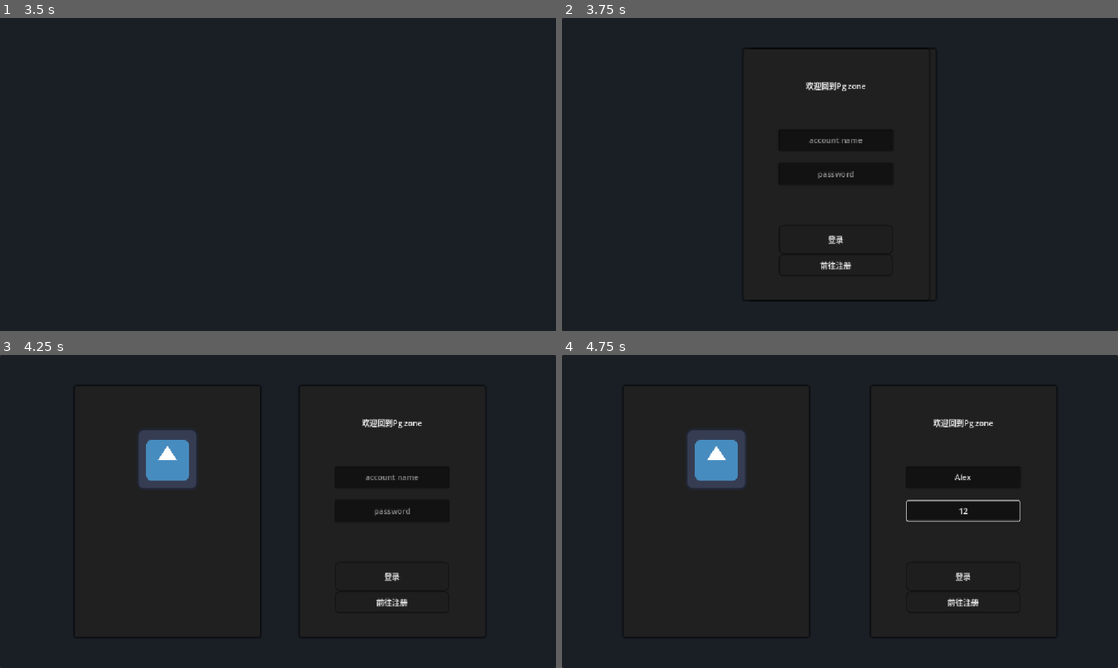
Above: before the commit, frames 1-4 (two rows, left to right).
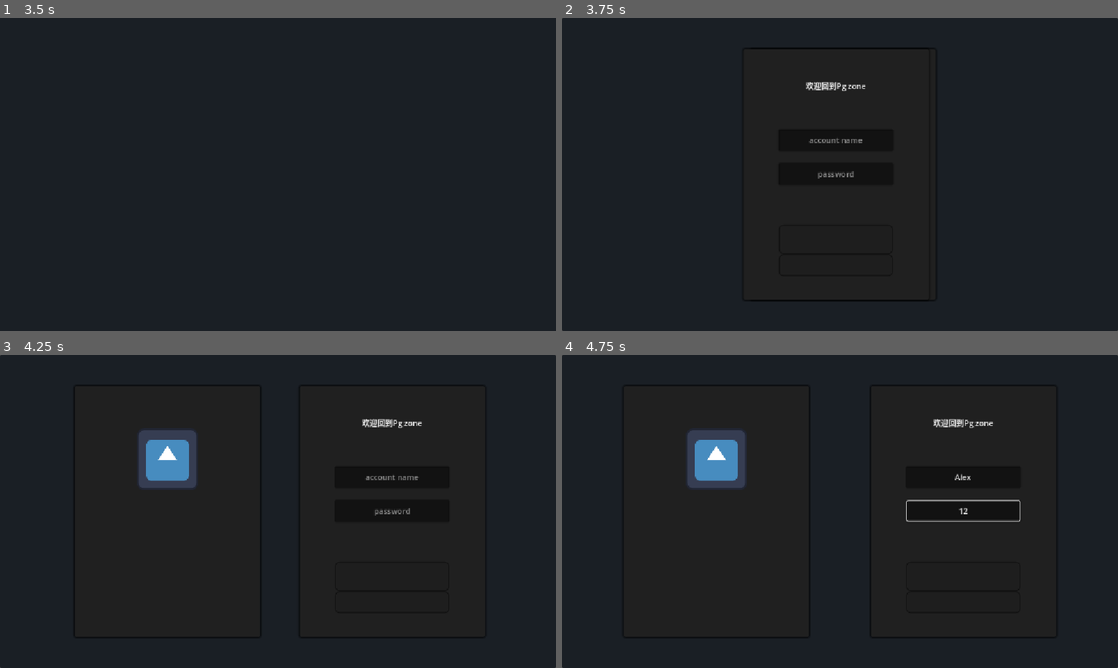
Above: after the commit, the same moments.

Repository: CoraBlack/pgzone-app
Game: Godot game, scene res://scene/launch/launch.tscn
Same seed, same stepped clock (60 frames per second), same inputs: the game is played once before the commit and once after it. The engine's default icon, where the game draws it, is replaced by a stand-in: a white triangle on a blue panel in a dark square.
Inputs (mouse positions are in pixels of both pictures, inside the frame that each line leads up to):
- Up to frame 1 (3.5 s): tap Enter at 0.5, 2.75 s; move the mouse to (400, 158) at 0.52 s; tap Space at 1.25 s; move the mouse to (166, 190) at 1.27 s; move the mouse to (333, 105) at 2.02 s; move the mouse to (250, 237) at 2.77 s
- Up to frame 2 (3.75 s): tap Space at 3.5 s; move the mouse to (1006, 221) at 3.52 s
- Up to frame 3 (4.25 s): no input
- Up to frame 4 (4.75 s): click (956, 477) at 4.27 s; type "Alex" at 4.35 s; click (956, 511) at 4.5 s; type "12" at 4.58 s

Frame 1 is identical in both runs. In frame 2, 0.2% of the frame differs, in the area x 46-52%, y 69-81%; in frame 3, 0.2%, in the area x 67-74%, y 69-81%; in frame 4, 0.2%.

Commit message:
试用新字体

Diff:
--- a/scene/launch/launch.tscn
+++ b/scene/launch/launch.tscn
@@ -2,7 +2,7 @@
 
 [ext_resource type="Script" uid="uid://bohm53kg5oi5i" path="res://scene/launch/launch.gd" id="1_3g5cq"]
 [ext_resource type="Theme" uid="uid://uxvephipv284" path="res://theme/bg_theme.tres" id="1_coxjd"]
-[ext_resource type="FontFile" uid="uid://spdljv8r600c" path="res://assert/HackNerdFontMono-BoldItalic.ttf" id="2_3g5cq"]
+[ext_resource type="FontFile" uid="uid://spdljv8r600c" path="res://assert/font/HackNerdFontMono-BoldItalic.ttf" id="2_3g5cq"]
 
 [sub_resource type="Animation" id="Animation_coxjd"]
 length = 0.001
--- a/scene/login/login.tscn
+++ b/scene/login/login.tscn
@@ -3,7 +3,7 @@
 [ext_resource type="Script" uid="uid://b7okvkk1ciato" path="res://scene/login/login.gd" id="1_0yhb2"]
 [ext_resource type="Theme" uid="uid://bwee1nqikcncr" path="res://theme/float_panel.tres" id="1_xhfpm"]
 [ext_resource type="Theme" uid="uid://tyhgr0yngv24" path="res://theme/normal_lineedit.tres" id="2_cuut1"]
-[ext_resource type="FontFile" uid="uid://lohjeqklqe4m" path="res://assert/HackNerdFontMono-Italic.ttf" id="3_4batq"]
+[ext_resource type="FontFile" uid="uid://lohjeqklqe4m" path="res://assert/font/HackNerdFontMono-Italic.ttf" id="3_4batq"]
 [ext_resource type="Texture2D" uid="uid://mv3p3om3xfo5" path="res://icon.svg" id="3_rlkab"]
 [ext_resource type="Theme" uid="uid://bihwhnj1jsfb3" path="res://theme/normal_button.tres" id="3_y27e1"]
 
--- a/theme/bg_theme.tres
+++ b/theme/bg_theme.tres
@@ -1,6 +1,6 @@
 [gd_resource type="Theme" format=3 uid="uid://uxvephipv284"]
 
-[ext_resource type="FontFile" uid="uid://babd7w7x2jwym" path="res://assert/HackNerdFontMono-Regular.ttf" id="1_ijjdn"]
+[ext_resource type="FontFile" uid="uid://babd7w7x2jwym" path="res://assert/font/HackNerdFontMono-Regular.ttf" id="1_ijjdn"]
 
 [sub_resource type="StyleBoxFlat" id="StyleBoxFlat_bxuov"]
 bg_color = Color(0.101960786, 0.12156863, 0.14509805, 1)
--- a/theme/normal_button.tres
+++ b/theme/normal_button.tres
@@ -1,4 +1,6 @@
 [gd_resource type="Theme" format=3 uid="uid://bihwhnj1jsfb3"]
+
+[ext_resource type="FontFile" uid="uid://dd484sgnpcflv" path="res://assert/font/HackNerdFont-Regular.ttf" id="1_flktm"]
 
 [sub_resource type="StyleBoxFlat" id="StyleBoxFlat_loxft"]
 bg_color = Color(0.12005135, 0.12005121, 0.12005127, 1)
@@ -9,4 +11,5 @@
 shadow_size = 3
 
 [resource]
+Button/fonts/font = ExtResource("1_flktm")
 Button/styles/normal = SubResource("StyleBoxFlat_loxft")
Binary file added: assert/font/HackNerdFont-Regular.ttf
Not shown, changed: assert/font/HackNerdFont-Regular.ttf.import
Renamed: assert/HackNerdFontMono-BoldItalic.ttf -> assert/font/HackNerdFontMono-BoldItalic.ttf
Not shown, added: assert/font/HackNerdFontMono-BoldItalic.ttf.import
Renamed: assert/HackNerdFontMono-Italic.ttf -> assert/font/HackNerdFontMono-Italic.ttf
Not shown, changed: assert/font/HackNerdFontMono-Italic.ttf.import
Renamed: assert/HackNerdFontMono-Regular.ttf -> assert/font/HackNerdFontMono-Regular.ttf
Not shown, changed: assert/font/HackNerdFontMono-Regular.ttf.import
Binary file added: assert/font/msyh.ttf
Not shown, added: assert/font/msyh.ttf.import
